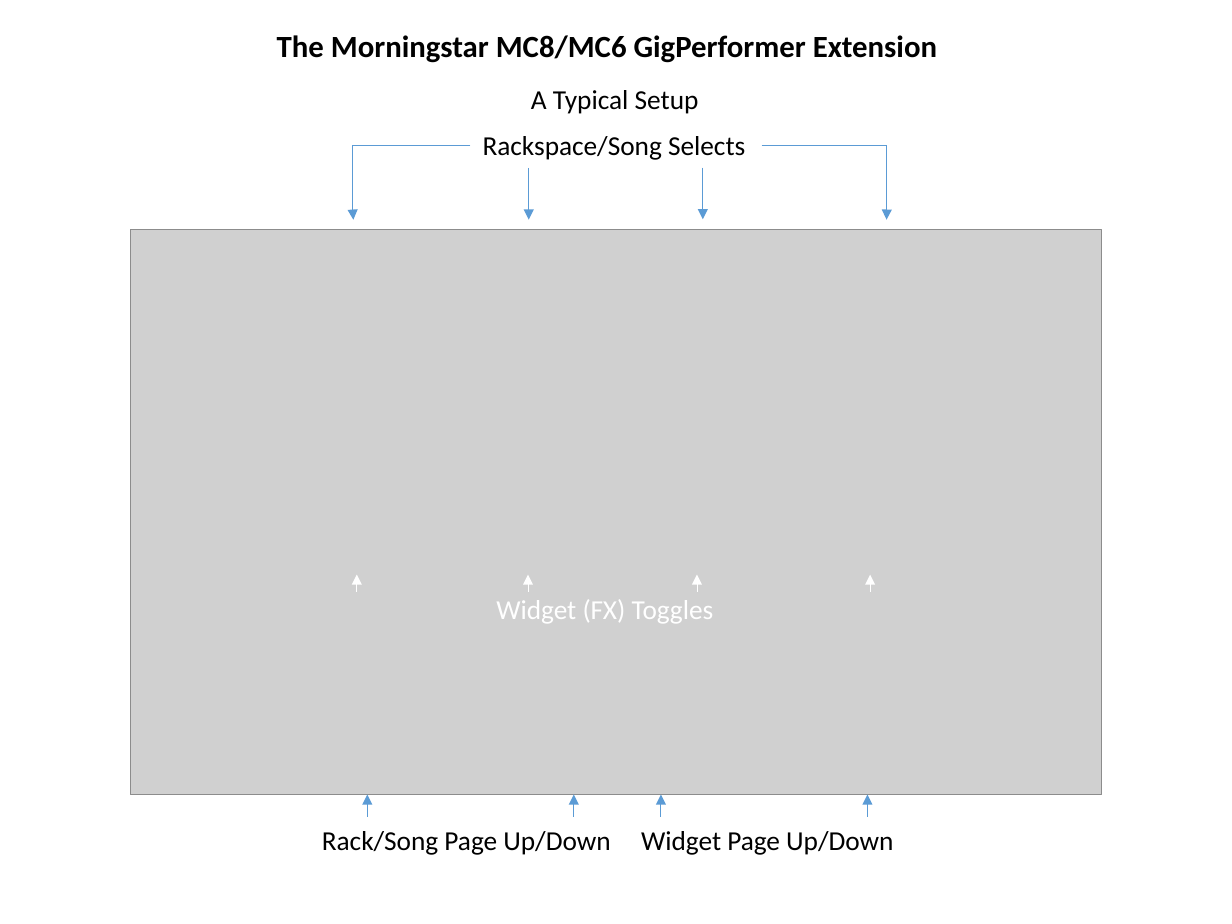
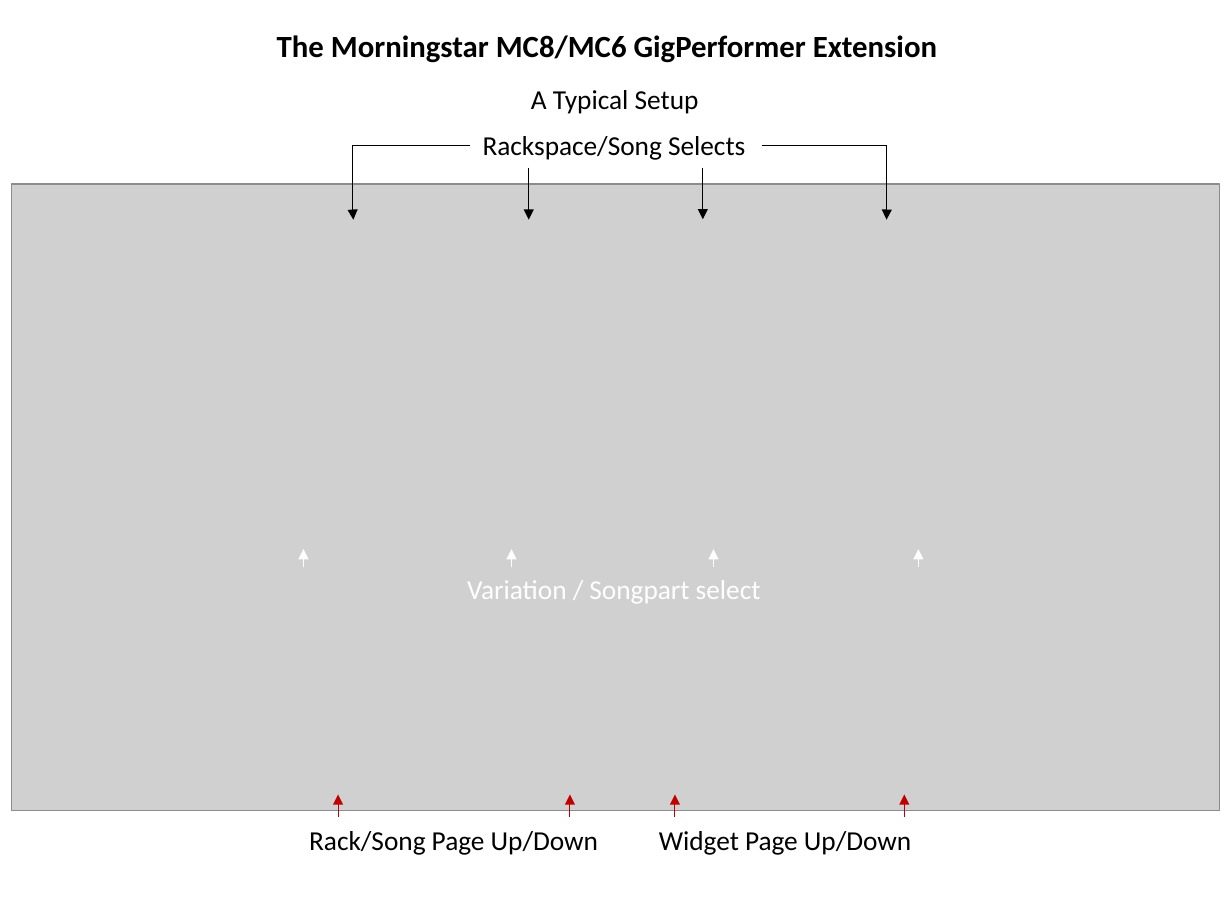
Before and after one commit to WidnerM/GP-MC8, a slide deck: slide 1 of MC8.pptx. Drawn at 1232x924 pixels with LibreOffice and Linux fonts; fonts in the diff are those of the drawing; grey boxes stand for pictures. Boxes give left, top, right and bottom in pixels: in the first picture for what was removed or moved away, otherwise in the second. Text is boxed around its words. In the diff, an @@ line names an element or a change of style, - is before the commit and + after.

```diff
--- a/MC8.pptx
+++ b/MC8.pptx
@@ elbow arrow (471, 145) - (354, 219): stroke #5B9BD5 0.5 pt to #000000 0.5 pt @@
@@ elbow arrow (761, 145) - (887, 219): stroke #5B9BD5 0.5 pt to #000000 0.5 pt @@
@@ arrow (529, 168) - (529, 219): stroke #5B9BD5 0.5 pt to #000000 0.5 pt @@
@@ arrow (702, 168) - (702, 219): stroke #5B9BD5 0.5 pt to #000000 0.5 pt @@
@@ picture: place and size @@
-picture at bbox=[131, 229, 1103, 795]
+picture at bbox=[11, 184, 1218, 811]
@@ arrow moved from (357, 593) - (357, 574) to (303, 567) - (303, 549) @@
@@ arrow moved from (529, 593) - (529, 574) to (511, 567) - (511, 549) @@
@@ arrow moved from (697, 593) - (697, 574) to (713, 567) - (713, 549) @@
@@ arrow moved from (870, 593) - (870, 574) to (918, 567) - (918, 549) @@
@@ text at bbox=[467, 580, 761, 603]: text changed @@
-Widget (FX) Toggles
+Variation / Songpart select
@@ arrow moved from (367, 817) - (367, 795) to (338, 817) - (338, 795) @@
@@ arrow (338, 817) - (338, 795): stroke #5B9BD5 0.5 pt to #C00000 0.5 pt @@
@@ arrow moved from (574, 817) - (574, 795) to (570, 817) - (570, 795) @@
@@ arrow (570, 817) - (570, 795): stroke #5B9BD5 0.5 pt to #C00000 0.5 pt @@
@@ arrow moved from (660, 817) - (660, 795) to (675, 817) - (675, 795) @@
@@ arrow (675, 817) - (675, 795): stroke #5B9BD5 0.5 pt to #C00000 0.5 pt @@
@@ arrow moved from (867, 817) - (867, 795) to (904, 817) - (904, 795) @@
@@ arrow (904, 817) - (904, 795): stroke #5B9BD5 0.5 pt to #C00000 0.5 pt @@
@@ text "Rack/Song Page Up/Down": place and size @@
-text "Rack/Song Page Up/Down" at bbox=[322, 831, 610, 855]
+text "Rack/Song Page Up/Down" at bbox=[309, 831, 598, 855]
@@ text "Widget Page Up/Down": place and size @@
-text "Widget Page Up/Down" at bbox=[641, 831, 893, 855]
+text "Widget Page Up/Down" at bbox=[659, 831, 911, 855]
```
Also in this commit, not shown: 1 other slide changed, 2 other files.
